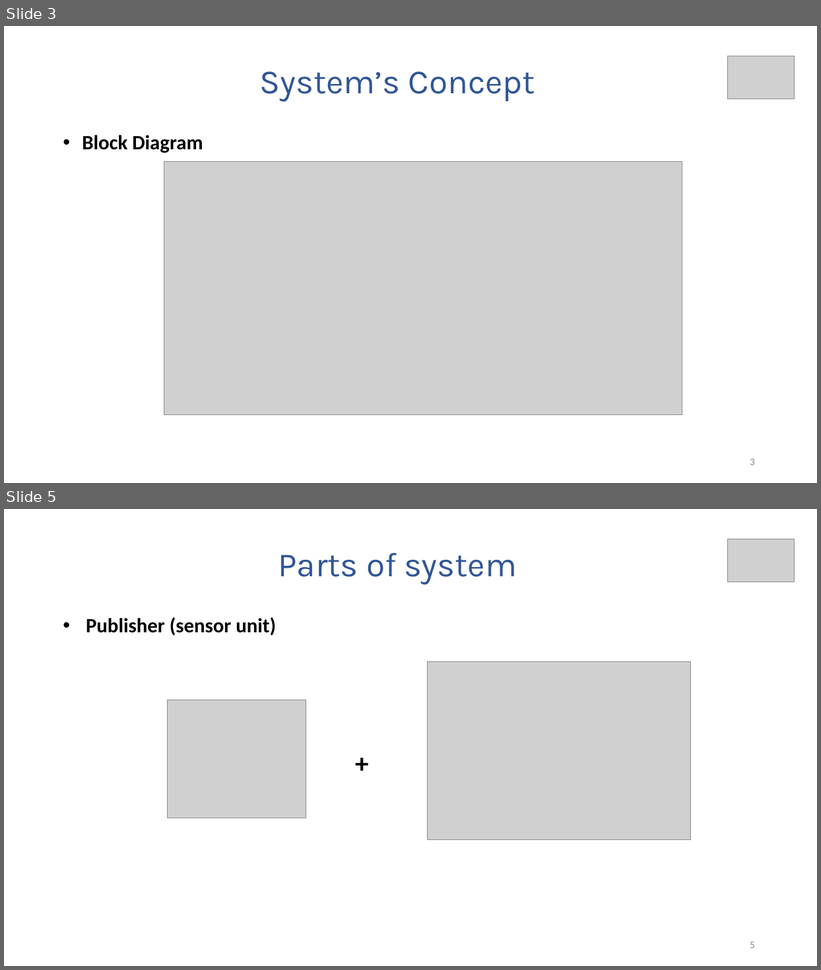
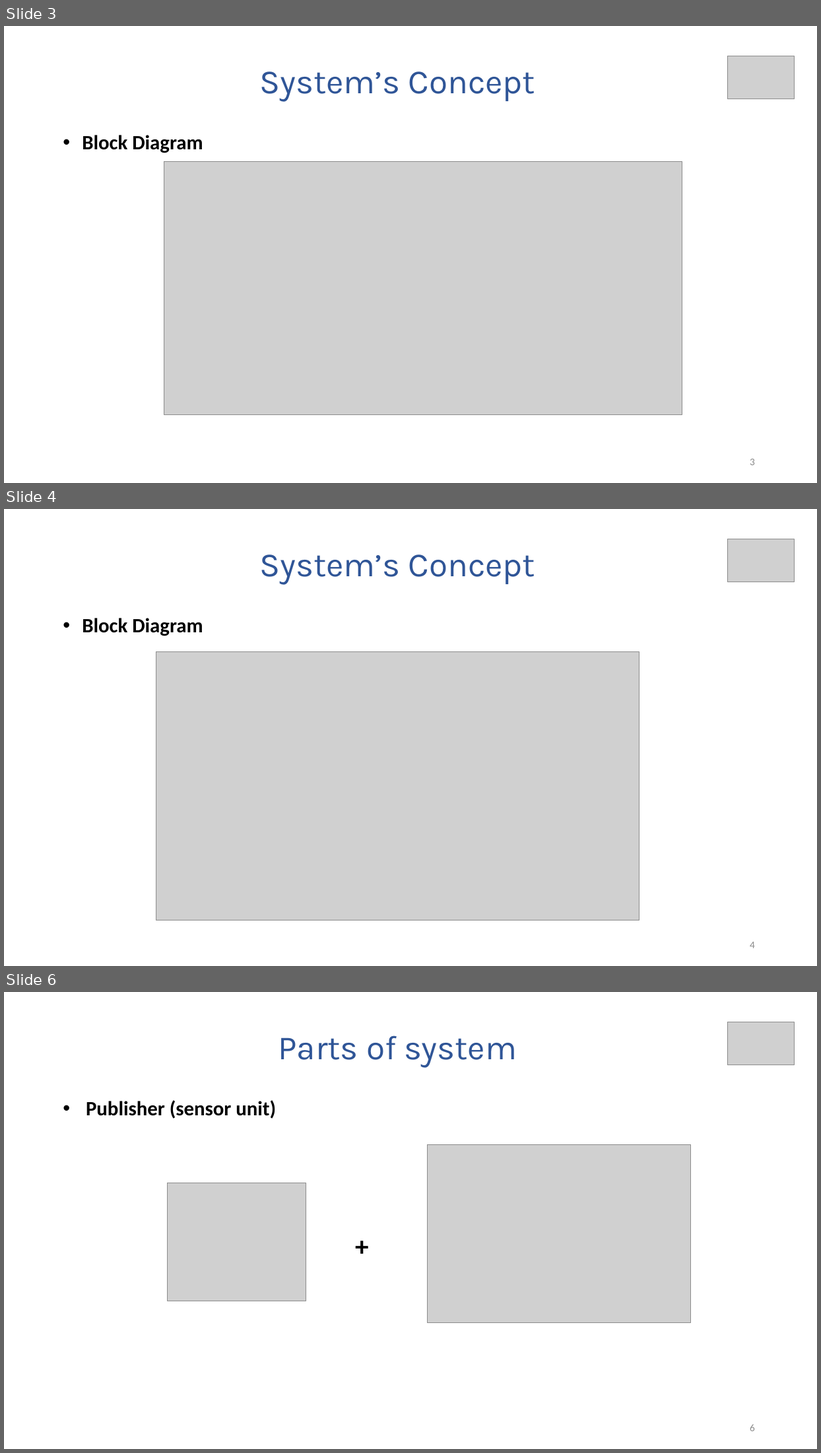
Before and after one commit to JaouaherBelgacem/Hw_and_AES-projects, a slide deck: AES Project/IOT presentation.pptx. Shown one above the other, each under a label of ours: slides 3 and 5 before the commit, slides 3, 4 and 6 after it; the slides between them are not shown. The pictures are 821x970 and 821x1453 pixels, drawn with LibreOffice and Linux fonts; fonts in the diff are those of the drawing; grey boxes stand for pictures. Boxes give left, top, right and bottom in pixels: in the first picture for what was removed or moved away, otherwise in the second. Text is boxed around its words. In the diff, an @@ line names an element or a change of style, - is before the commit and + after.

```diff
--- a/AES Project/IOT presentation.pptx
+++ b/AES Project/IOT presentation.pptx
@@ slide 4 added at [4,509,817,966], background #FFFFFF @@
@@ picture added at [727,539,794,582] @@
@@ title added at [259,555,535,584], 40 pt, text #2F5597 @@
+System’s Concept
@@ text added at [82,618,203,636], 24 pt, text #000000, bold @@
+• Block Diagram
@@ picture added at [156,652,639,920] @@
@@ page number added at [750,942,755,949], 12 pt, text #8C8C8C @@
+4
@@ what was slide 5 is now slide 6 @@
@@ page number at [750,1424,755,1432]: text changed @@
-5
+6
```
Also in this commit, not shown: 2 slides changed, 2 slides removed, 17 other files.
